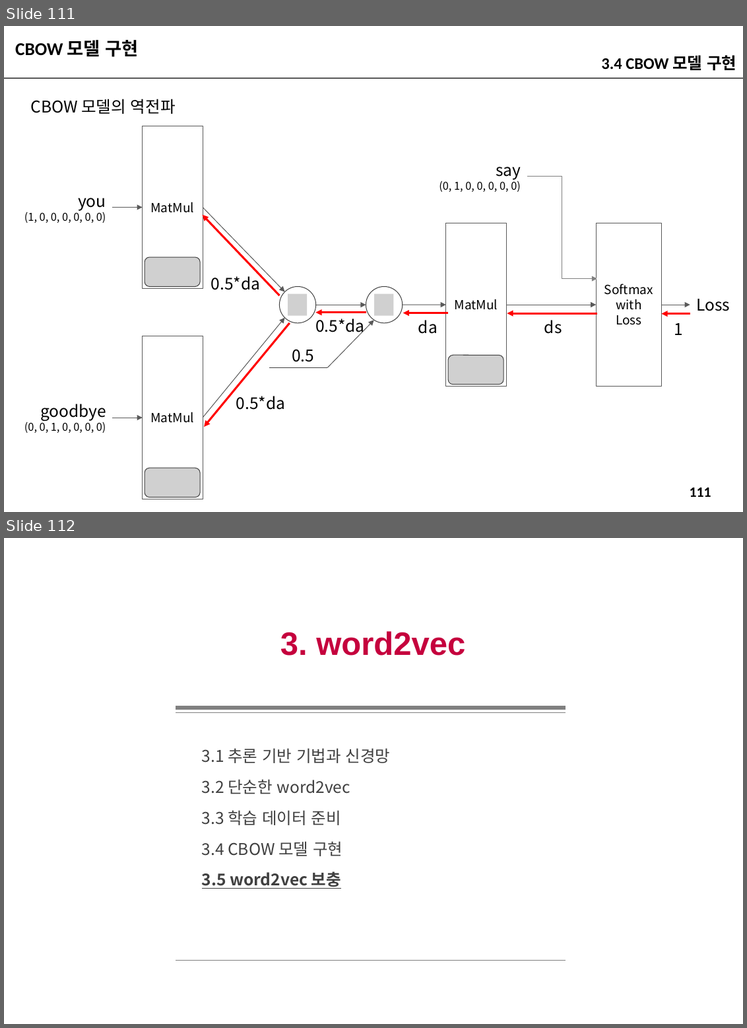
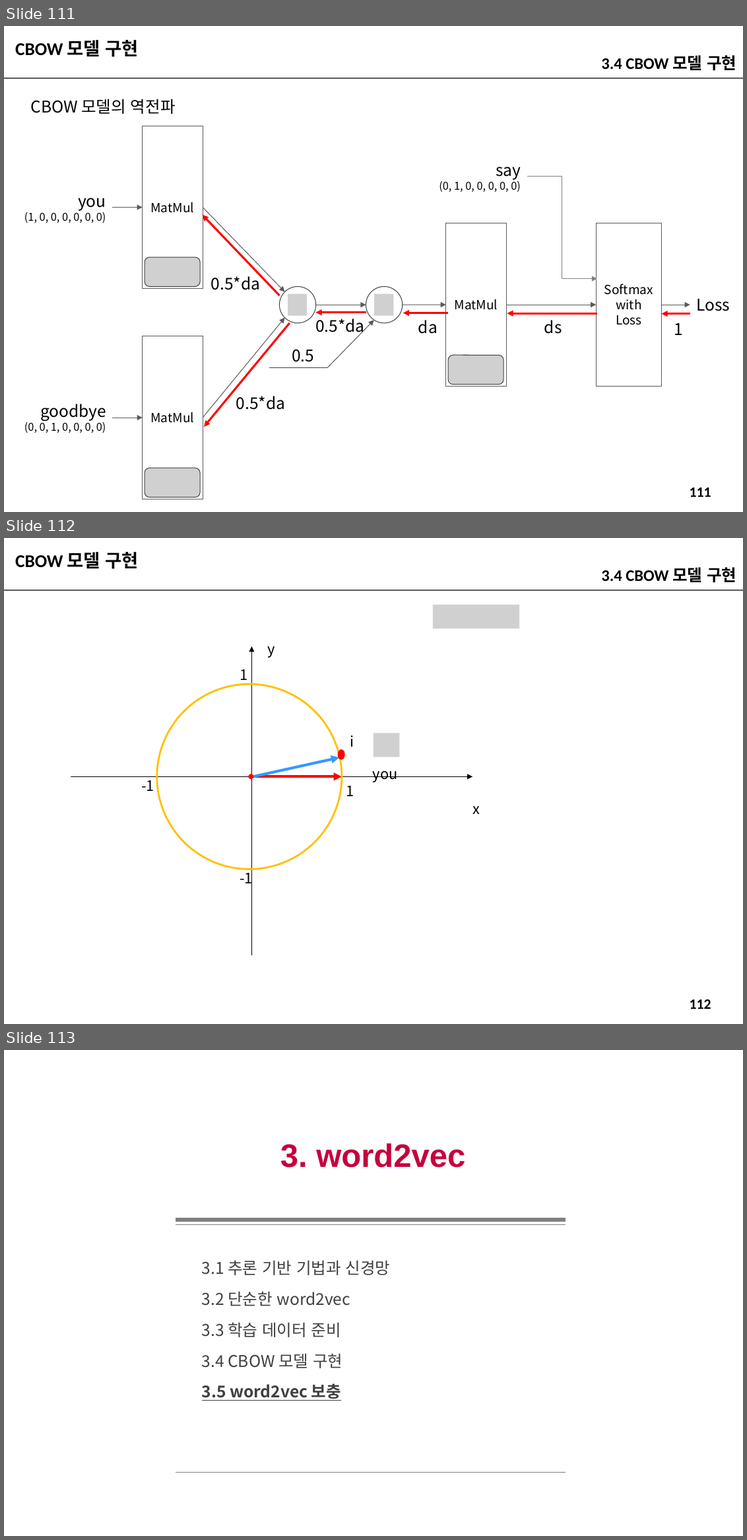
Before and after one commit to imguru-mooc/deep_learning_nlp, a slide deck: 인공지능_자연어처리_2_판서.pptx. Shown one above the other, each under a label of ours: slides 111 and 112 before the commit, slides 111, 112 and 113 after it. The pictures are 747x1028 and 747x1540 pixels, drawn with LibreOffice and Linux fonts; fonts in the diff are those of the drawing; grey boxes stand for pictures. Boxes give left, top, right and bottom in pixels: in the first picture for what was removed or moved away, otherwise in the second. Text is boxed around its words. In the diff, an @@ line names an element or a change of style, - is before the commit and + after.

```diff
--- a/인공지능_자연어처리_2_판서.pptx
+++ b/인공지능_자연어처리_2_판서.pptx
@@ slide 112 added at (4,538,743,1024), background #FFFFFF; not listed: 2 template elements that a slide beside it also shows @@
@@ text added at (15,552,139,569), 20 pt, text #000000, bold @@
+CBOW 모델 구현
@@ text added at (601,567,737,583), 18 pt, text #000000, bold @@
+3.4 CBOW 모델 구현
@@ picture added at (432,605,519,628) @@
@@ arrow added from (252, 955) to (252, 646), #000000 0.75 pt @@
@@ text added at (267,646,275,657), 16 pt, text #000000 @@
+y
@@ text added at (240,669,248,685), 16 pt, text #000000 @@
+1
@@ ellipse added at (156,684,342,869), outline #FFC000 2 pt @@
@@ text added at (350,735,354,747), 16 pt, text #000000 @@
+i
@@ picture added at (374,733,399,756) @@
@@ ellipse added at (339,751,344,758), fill #FF0000, outline #FF0000 2 pt @@
@@ ellipse added at (249,774,254,779), fill #FF0000 @@
@@ arrow added from (254, 776) to (339, 757), #3399FF 3 pt @@
@@ text added at (373,771,398,782), 16 pt, text #000000 @@
+you
@@ arrow added from (71, 776) to (473, 776), #000000 0.75 pt @@
@@ text added at (141,780,154,791), 16 pt, text #000000 @@
+-1
@@ arrow added from (252, 776) to (342, 776), #FF0000 3 pt @@
@@ text added at (346,786,354,796), 16 pt, text #000000 @@
+1
@@ text added at (473,806,480,814), 16 pt, text #000000 @@
+x
@@ text added at (240,869,253,888), 16 pt, text #000000 @@
+-1
@@ what was slide 112 is now slide 113 @@
```
Also in this commit, not shown: 7 slides changed, 1 other slide added.
